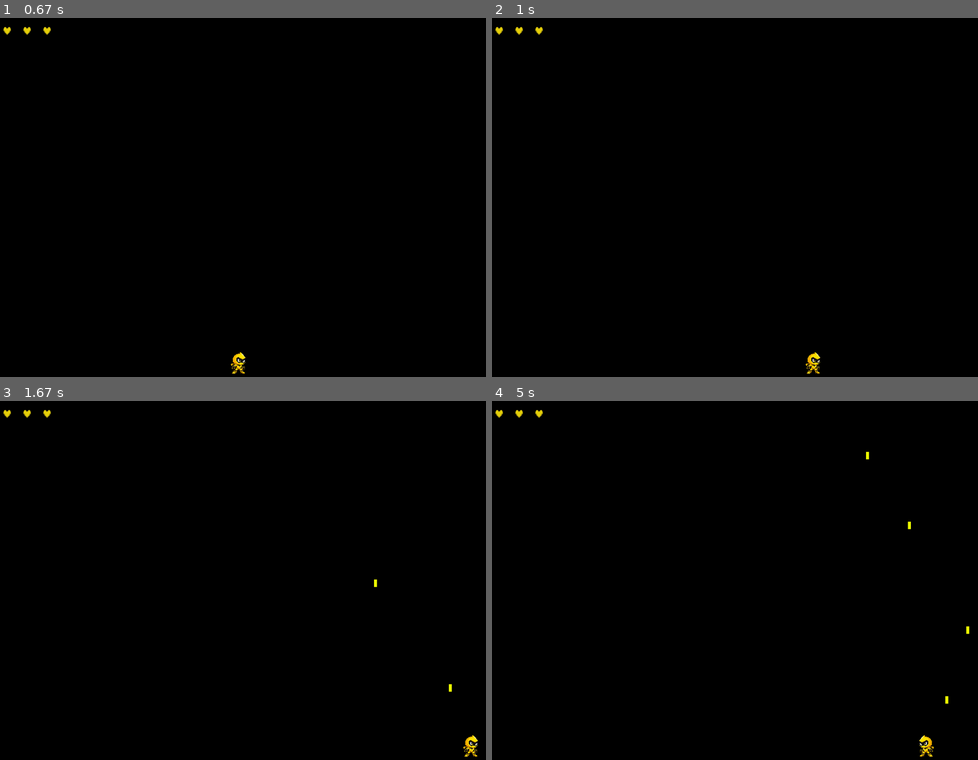
Above: before the commit, frames 1-4 (two rows, left to right).
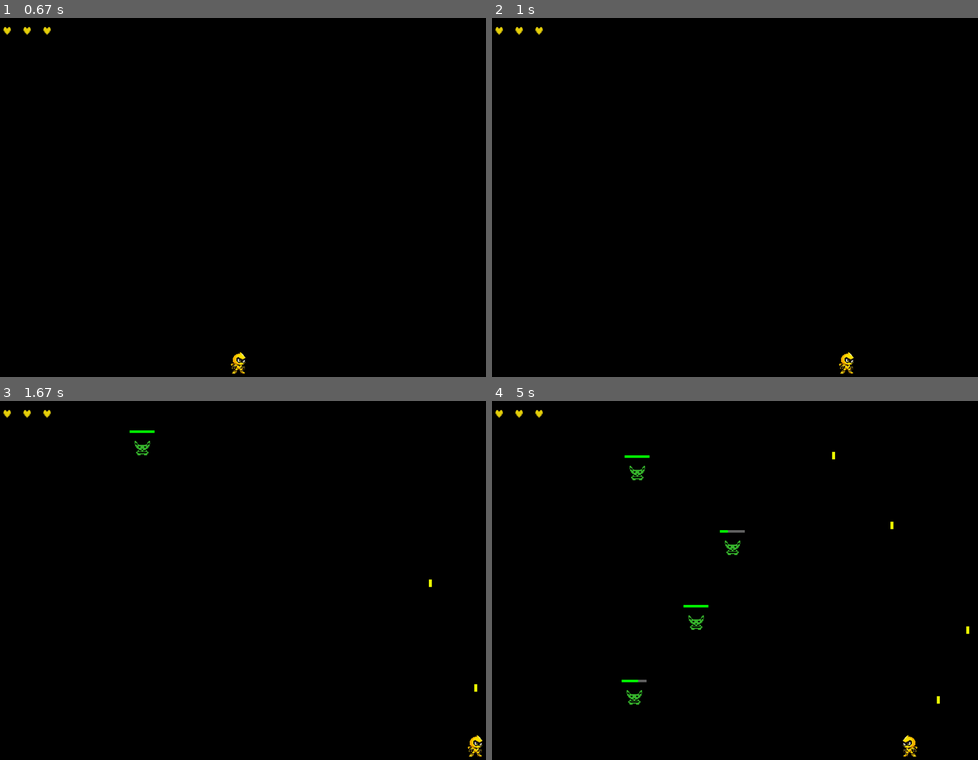
Above: after the commit, the same moments.

Repository: backmirio/GD-Pygame-Test
Game: pygame game, started from main.py
Same seed, same stepped clock (60 frames per second), same inputs: the game is played once before the commit and once after it.
Inputs:
- Up to frame 1 (0.67 s): click "PLAY" at 0.38 s
- Up to frame 2 (1 s): hold Right from 0.67 s (still down)
- Up to frame 3 (1.67 s): release Right at 1.13 s; hold Right 1.17-1.63 s; tap Space at 1.23, 1.53 s
- Up to frame 4 (5 s): hold Left 1.67-2.2 s; tap Space at 1.73, 2.03, 2.3, 2.6, 2.73, 3.03, 3.4, 3.7, 3.9, 4.2, 4.4, 4.7, 4.9 s; hold Left 2.23-2.63 s; hold Right 2.67-3.3 s; hold Left 3.33-3.8 s; hold Right 3.83-4.3 s; hold Right 4.33-4.8 s; hold Left from 4.83 s (still down)

Frame 1 is identical in both runs. In frame 2, 0.2% of the frame differs, in the area x 64-75%, y 93-100%; in frame 3, 0.3%; in frame 4, 0.8%, in the area x 26-94%, y 14-100%.

Commit message:
Added green ennemies who randomly spawn + added game over screen when life < 0

Diff:
--- a/main.py
+++ b/main.py
@@ -1,4 +1,5 @@
 import pygame
+import random
 
 pygame.init()
 
@@ -13,16 +14,19 @@
 game_state = "menu"
 
 player_lives = 3
-
-player_speed = 500
+invincible_timer = 0
+invincible_duration = 1.5
+
+player_speed = 700
 shot_speed = 700
 shot_timer = 0
 shot_delay = 0.2
 
 green_speed = 150
 green_timer = 0
-green_delay = 2
-green_active = False
+green_delay = 1
+
+greens = []
 
 player_img = pygame.image.load("assets/yellow.png").convert_alpha()
 player_img = pygame.transform.scale(player_img, (50, 50))
@@ -43,14 +47,10 @@
     screen.get_height() / 1.040
 )
 
-green_pos = pygame.Vector2(
-    screen.get_width() / 2,
-    50
-)
-
 while running:
 
     dt = clock.tick(60) / 1000
+
     for event in pygame.event.get():
 
         if event.type == pygame.QUIT:
@@ -68,6 +68,7 @@
     if game_state == "menu":
 
         font_title = pygame.font.Font(None, 80)
+
         title = font_title.render(
             "PROJET YELLOW",
             True,
@@ -82,7 +83,12 @@
             )
         )
 
-        play_button = pygame.Rect(400, 350, 200, 80)
+        play_button = pygame.Rect(
+            400,
+            350,
+            200,
+            80
+        )
 
         pygame.draw.rect(
             screen,
@@ -102,11 +108,20 @@
             center=play_button.center
         )
 
-        screen.blit(text_play, text_rect)
+        screen.blit(
+            text_play,
+            text_rect
+        )
 
     elif game_state == "game":
 
         keys = pygame.key.get_pressed()
+
+        if invincible_timer > 0:
+            invincible_timer -= dt
+
+        if player_lives <= 0:
+            game_state = "game_over"
 
         if keys[pygame.K_LEFT]:
             player_pos.x -= player_speed * dt
@@ -122,37 +137,22 @@
         if player_pos.x > screen.get_width() - 25:
             player_pos.x = screen.get_width() - 25
 
-        if green_active:
-
-            green_pos.y += green_speed * dt
-
-            screen.blit(
-            green_img,
-            (
-                int(green_pos.x - 25),
-                int(green_pos.y - 25)
-            )
-        )
-
-            if green_pos.y > screen.get_height() + 25:
-                green_active = False
-                green_timer = 0
-
-
-        else:
-
-            green_timer += dt
-
-            if green_timer >= green_delay:
-
-                green_pos = pygame.Vector2(
-                    screen.get_width() / 2,
+        green_timer += dt
+
+        if green_timer >= green_delay:
+
+            greens.append({
+                "pos": pygame.Vector2(
+                    random.randint(
+                        25,
+                        screen.get_width() - 25
+                    ),
                     50
-                )
-
-                green_active = True
-                green_timer = 0
-
+                ),
+                "hp": 3
+            })
+
+            green_timer = 0
 
         shot_timer += dt
 
@@ -166,6 +166,7 @@
                     15
                 )
             )
+
             shot_timer = 0
 
         for shot in player_shots:
@@ -178,25 +179,83 @@
                 shot
             )
 
-        if green_active:
+        for green in greens:
+
+            green["pos"].y += green_speed * dt
 
             green_rect = green_img.get_rect(
                 center=(
-                    int(green_pos.x),
-                    int(green_pos.y)
+                    int(green["pos"].x),
+                    int(green["pos"].y)
+                )
+            )
+
+            if green_rect.colliderect(player_img.get_rect(
+                center=(int(player_pos.x), int(player_pos.y))
+            )) and invincible_timer <= 0:
+
+                player_lives -= 1
+                invincible_timer = invincible_duration
+                greens.remove(green)
+                break
+
+            screen.blit(
+                green_img,
+                (
+                    int(green["pos"].x - 25),
+                    int(green["pos"].y - 25)
+                )
+            )
+
+            screen.blit(
+                green_img,
+                (
+                    int(green["pos"].x - 25),
+                    int(green["pos"].y - 25)
+                )
+            )
+
+            pygame.draw.rect(
+                screen,
+                (100, 100, 100),
+                (
+                    int(green["pos"].x - 25),
+                    int(green["pos"].y - 35),
+                    50,
+                    5
+                )
+            )
+
+            pygame.draw.rect(
+                screen,
+                (0, 255, 0),
+                (
+                    int(green["pos"].x - 25),
+                    int(green["pos"].y - 35),
+                    int(50 * (green["hp"] / 3)),
+                    5
                 )
             )
 
             for shot in player_shots:
 
-                if shot.colliderect(green_rect):
-
-                    green_active = False
+                if green_rect.colliderect(shot):
+
+                    green["hp"] -= 1
                     player_shots.remove(shot)
+
                     break
 
+        greens = [
+            green
+            for green in greens
+            if green["hp"] > 0
+            and green["pos"].y < screen.get_height() + 25
+        ]
+
         player_shots = [
-            shot for shot in player_shots
+            shot
+            for shot in player_shots
             if shot.bottom > 0
         ]
 
@@ -212,9 +271,29 @@
 
             screen.blit(
                 heart_img,
-                (20 + i * 40, 10)
-            )
-
+                (
+                    20 + i * 40,
+                    10
+                )
+            )
+
+    elif game_state == "game_over":
+
+        font_game_over = pygame.font.Font(None, 100)
+
+        game_over_text = font_game_over.render(
+            "GAME OVER",
+            True,
+            (240, 255, 0)
+        )
+
+        screen.blit(
+            game_over_text,
+            (
+                screen.get_width() / 2 - game_over_text.get_width() / 2,
+                200
+            )
+        )
     pygame.display.flip()
 
 pygame.quit()
